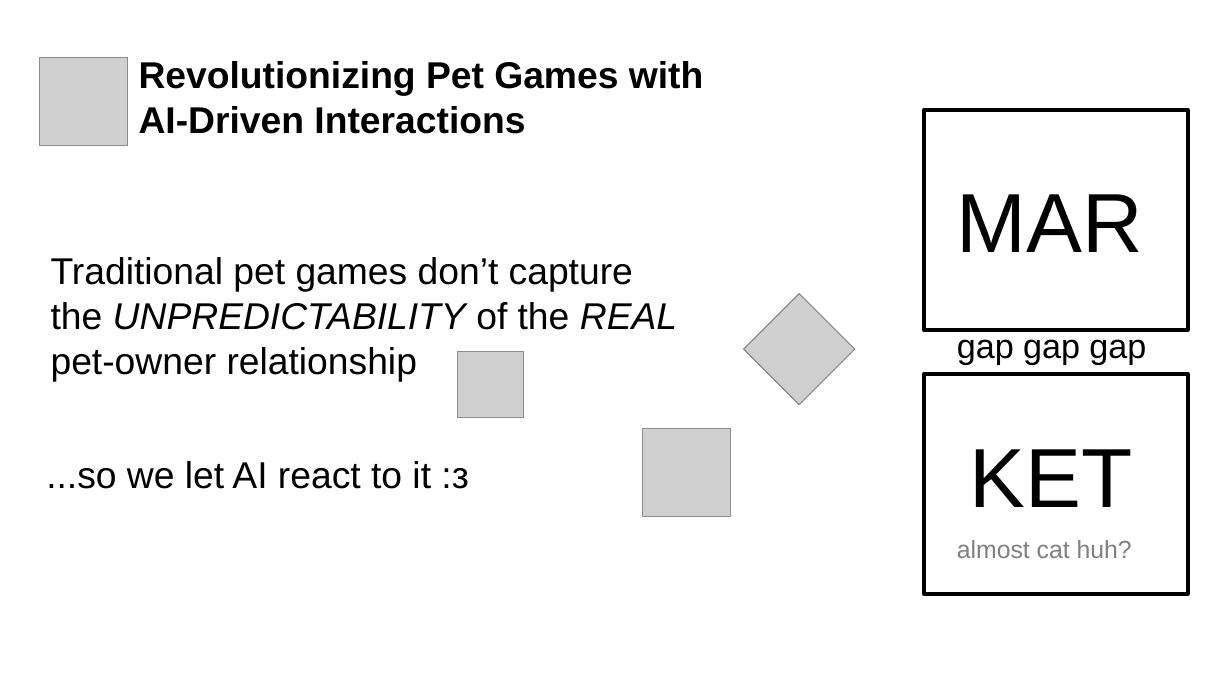
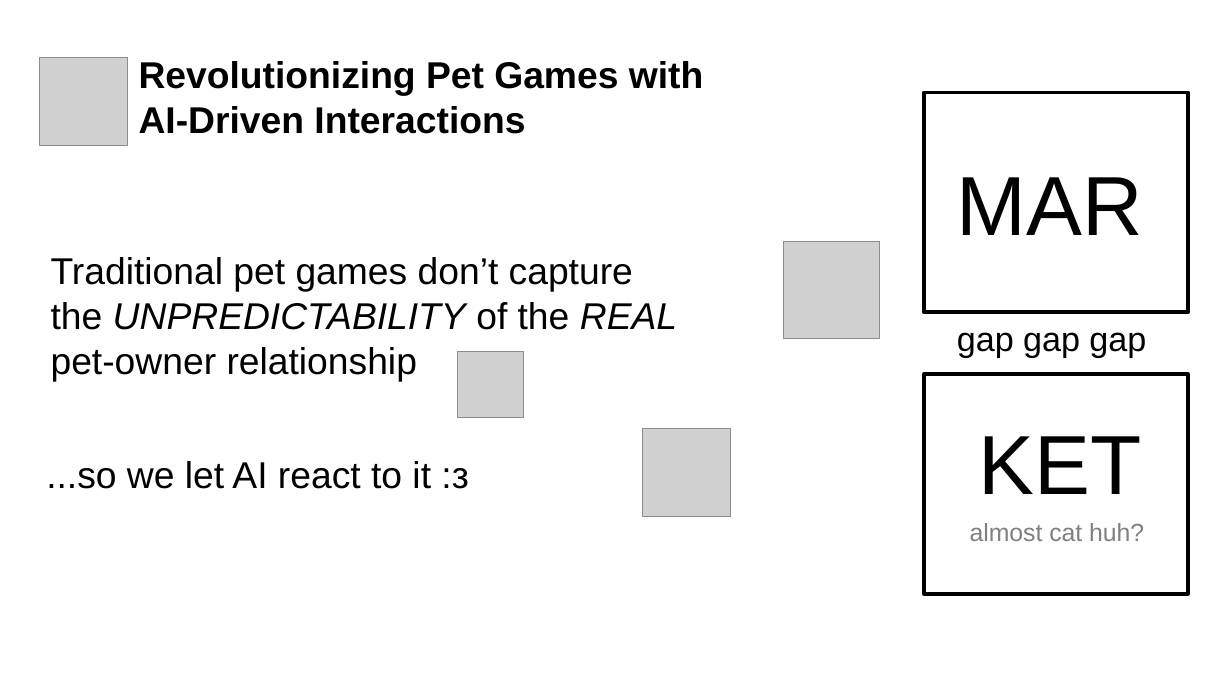
Before and after one commit to Yegmina/supercell_hackathon, a slide deck: slide 1 of Presentacion.odp. Drawn at 1232x693 pixels with LibreOffice and Linux fonts; fonts in the diff are those of the drawing; grey boxes stand for pictures. Boxes give left, top, right and bottom in pixels: in the first picture for what was removed or moved away, otherwise in the second. Text is boxed around its words. In the diff, an @@ line names an element or a change of style, - is before the commit and + after.

Commit message:
Last touches on the presentation

```diff
--- a/Presentacion.odp
+++ b/Presentacion.odp
@@ rectangle: place and size @@
-rectangle at bbox=[925, 110, 1188, 330]
+rectangle at bbox=[925, 93, 1188, 313]
@@ text "MAR": place and size @@
-text "MAR" at bbox=[957, 194, 1143, 252]
+text "MAR" at bbox=[957, 177, 1143, 235]
@@ picture at bbox=[784, 243, 880, 339]: rotation 45 to 0 degrees @@
@@ text "gap gap gap" rewrapped from bbox=[957, 330, 1146, 364] to bbox=[957, 332, 1146, 358] @@
@@ text "KET": place and size @@
-text "KET" at bbox=[970, 449, 1133, 507]
+text "KET" at bbox=[979, 436, 1142, 494]
@@ text "almost cat huh?": place and size @@
-text "almost cat huh?" at bbox=[957, 540, 1132, 558]
+text "almost cat huh?" at bbox=[970, 523, 1144, 541]
```
